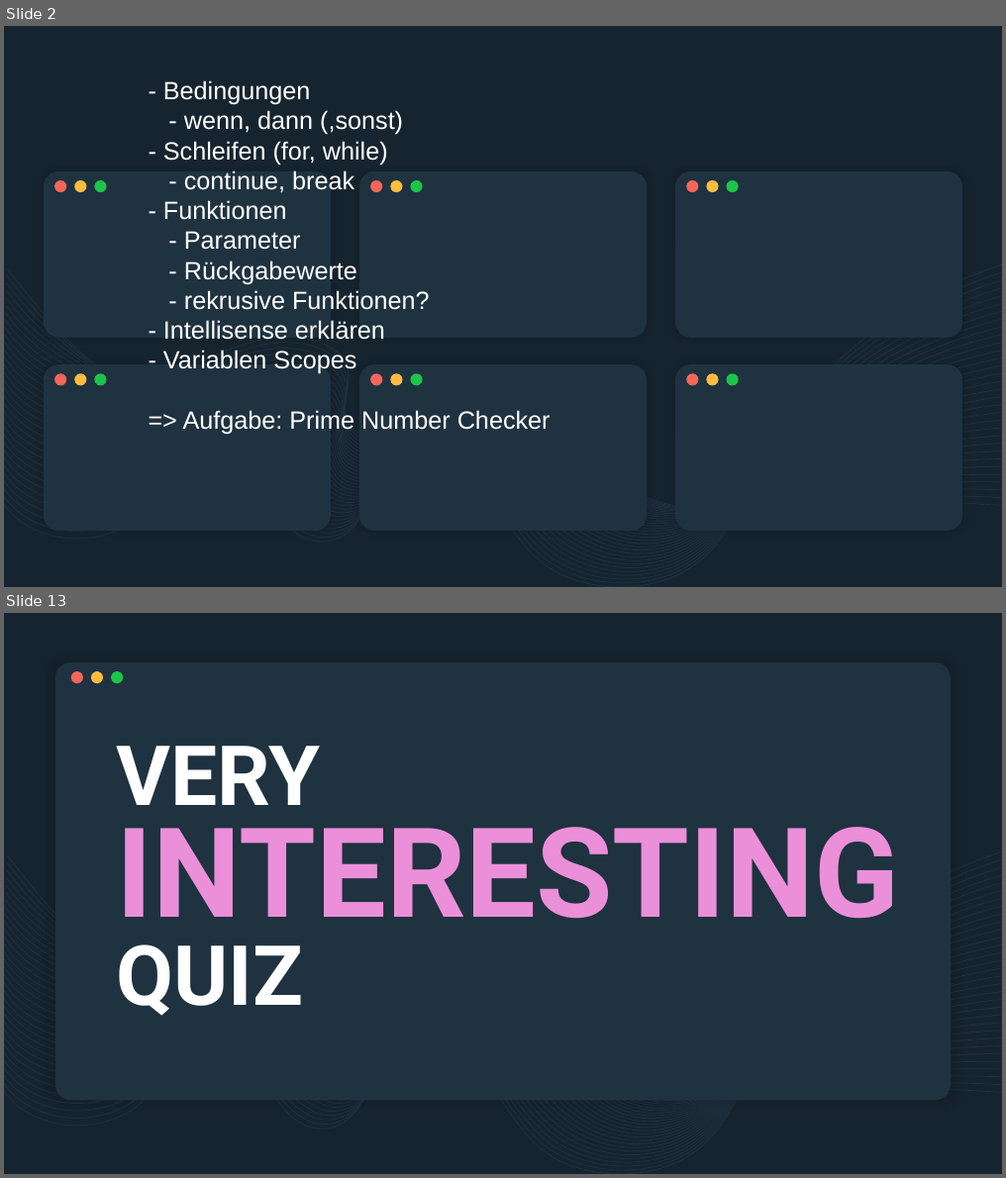
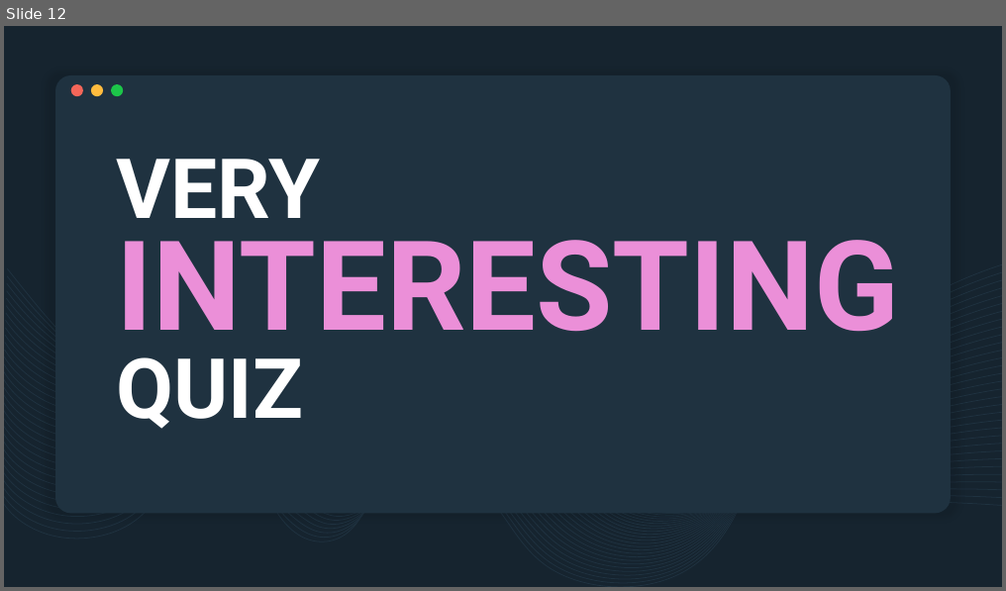
Before and after one commit to derech1e/python-beginner-course, a slide deck: 002/lesson_2.pptx. Shown one above the other, each under a label of ours: slides 2 and 13 before the commit, slide 12 after it; the slides between them are not shown. The pictures are 1006x1178 and 1006x591 pixels, drawn with LibreOffice and Linux fonts; fonts in the diff are those of the drawing. Boxes give left, top, right and bottom in pixels: in the first picture for what was removed or moved away, otherwise in the second. Text is boxed around its words. In the diff, an @@ line names an element or a change of style, - is before the commit and + after.

```diff
--- a/002/lesson_2.pptx
+++ b/002/lesson_2.pptx
@@ slide 2 removed at box(4, 26, 1002, 587), background #16242F; not listed: 32 template elements that a slide beside it also shows @@
@@ text removed at box(163, 80, 550, 435) @@
-- Bedingungen
-- wenn, dann (,sonst)
-- Schleifen (for, while)
-- continue, break
-- Funktionen
-      - Parameter
-      - Rückgabewerte
-      - rekrusive Funktionen?
-      - Intellisense erklären
-      - Variablen Scopes
-      => Aufgabe: Prime Number Checker
@@ group removed at box(44, 172, 331, 338): 3 ellipses, 1 rounded rectangle @@
@@ group removed at box(359, 172, 648, 338): 3 ellipses, 1 rounded rectangle @@
@@ group removed at box(675, 172, 963, 338): 3 ellipses, 1 rounded rectangle @@
@@ group removed at box(44, 366, 331, 531): 3 ellipses, 1 rounded rectangle @@
@@ group removed at box(359, 366, 648, 531): 3 ellipses, 1 rounded rectangle @@
@@ group removed at box(675, 366, 963, 531): 3 ellipses, 1 rounded rectangle @@
@@ what was slide 13 is now slide 12 @@
```
Also in this commit, not shown: 3 slides changed, 9 slides added, 9 other slides removed, 2 other files.
